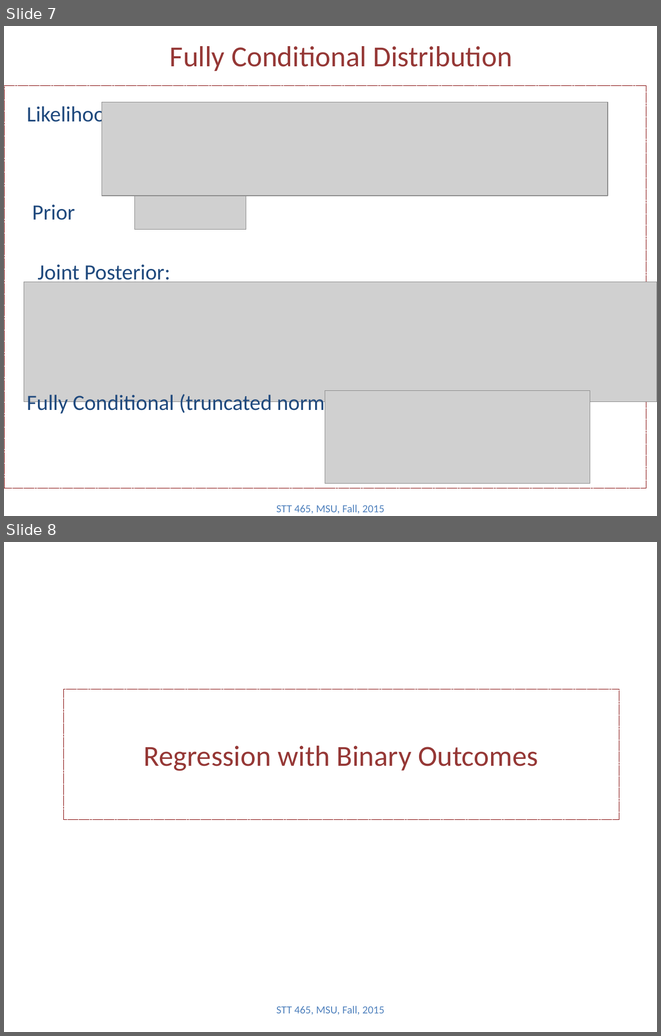
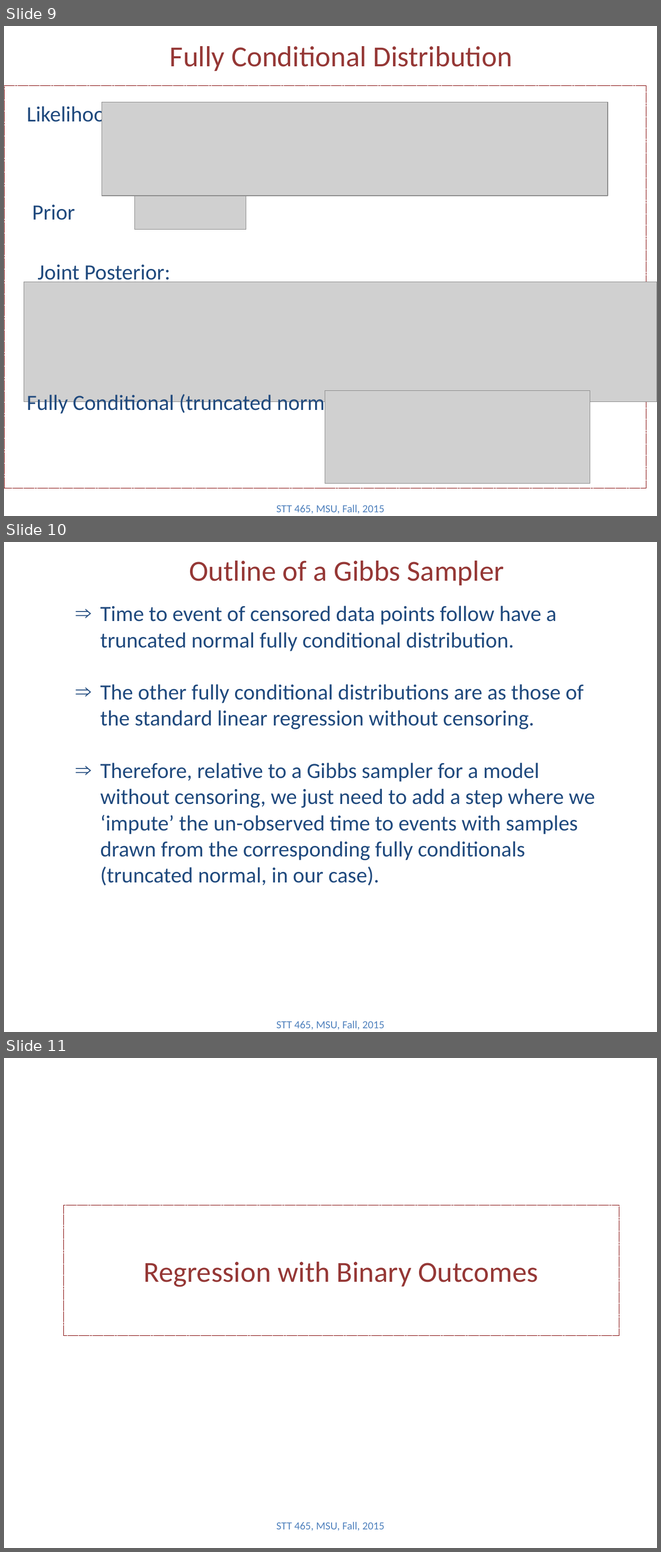
Before and after one commit to Boukos/STT465, a slide deck: STT465_14.pptx. Shown one above the other, each under a label of ours: slides 7 and 8 before the commit, slides 9, 10 and 11 after it. The pictures are 661x1036 and 661x1552 pixels, drawn with LibreOffice and Linux fonts; fonts in the diff are those of the drawing; grey boxes stand for pictures. Boxes give left, top, right and bottom in pixels: in the first picture for what was removed or moved away, otherwise in the second. Text is boxed around its words. In the diff, an @@ line names an element or a change of style, - is before the commit and + after.

```diff
--- a/STT465_14.pptx
+++ b/STT465_14.pptx
@@ slide 10 added at <box>4,542,657,1032</box>, background #FFFFFF @@
@@ title added at <box>189,561,504,585</box>, 32 pt, text #953735 @@
+Outline of a Gibbs Sampler
@@ text added at <box>100,606,595,885</box>, 24 pt, text #1F497D @@
+⇒ Time to event of censored data points follow have a truncated normal fully conditional distribution.
+⇒ The other fully conditional distributions are as those of the standard linear regression without censoring.
+⇒ Therefore, relative to a Gibbs sampler for a model without censoring, we just need to add a step where we ‘impute’ the un-observed time to events with samples drawn from the corresponding fully conditionals (truncated normal, in our case).
@@ text added at <box>276,1020,385,1030</box>, 12 pt, text #4F81BD @@
+STT 465, MSU, Fall, 2015
@@ what was slide 7 is now slide 9 @@
@@ what was slide 8 is now slide 11 @@
```
Also in this commit, not shown: 3 slides changed, 2 other slides added, 1 other file.
